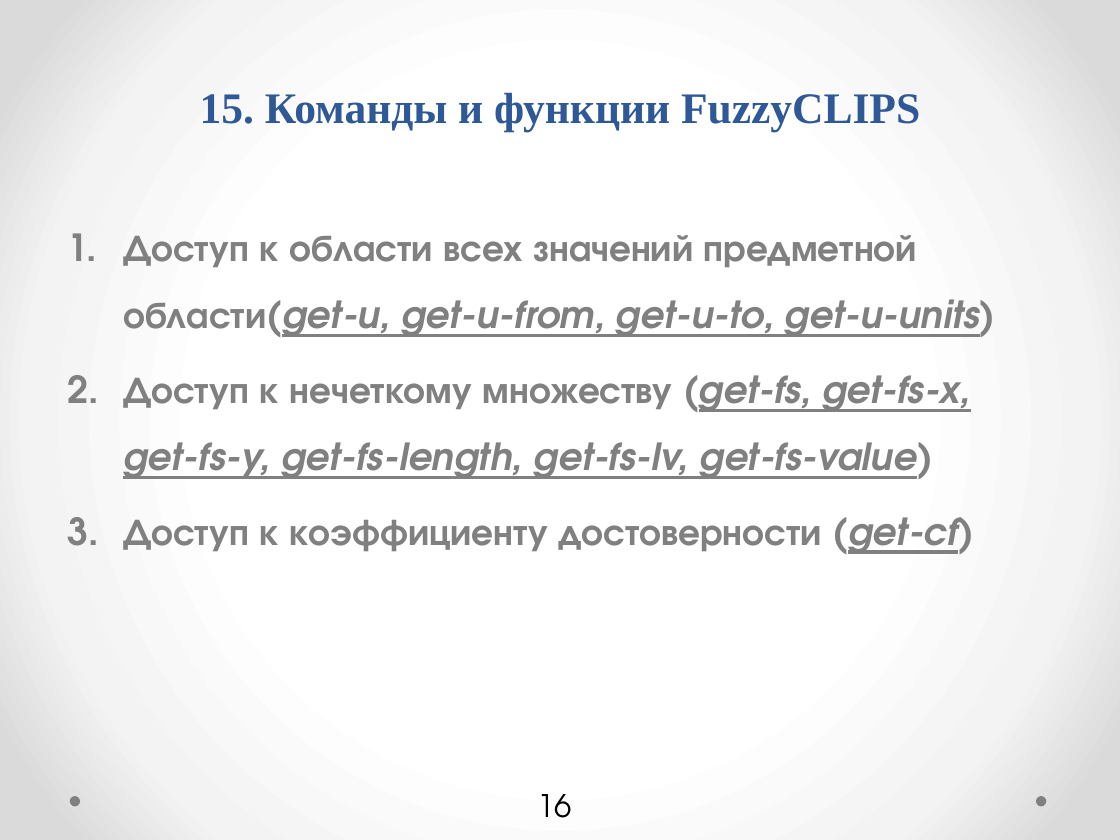
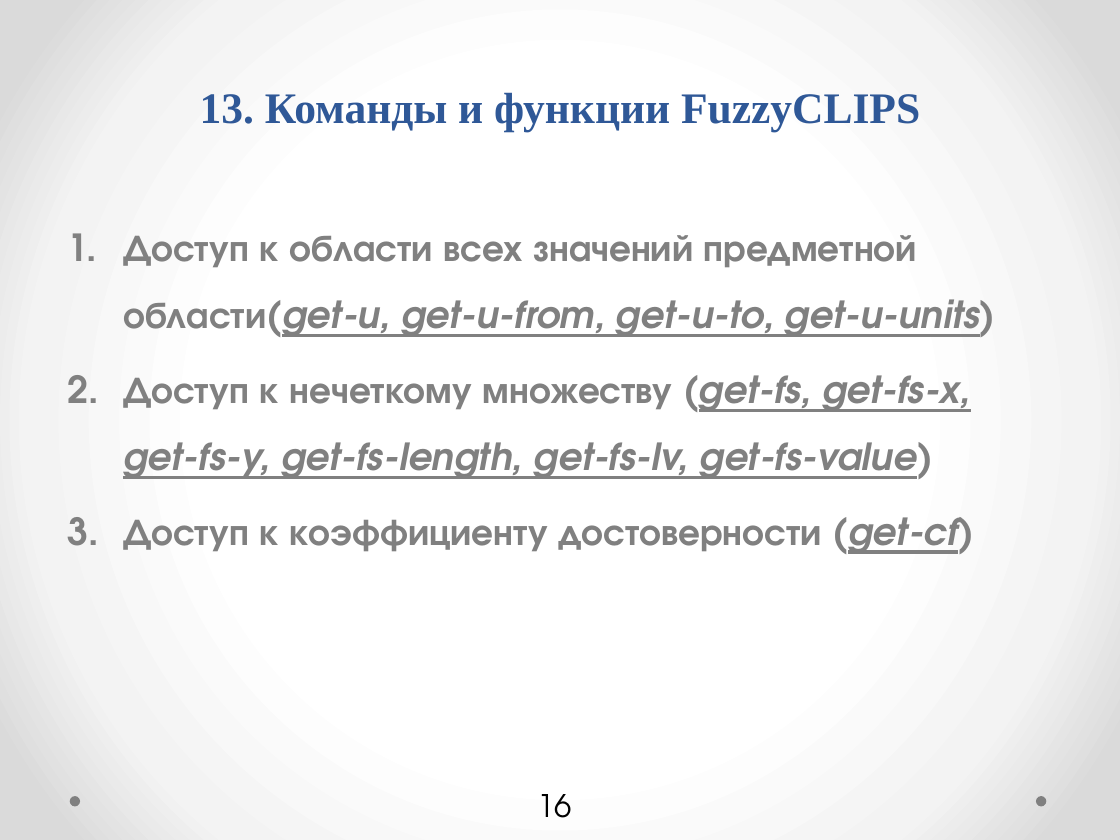
Before and after one commit to petr-r94/ResearchDocsPack, a slide deck: slide 16 of FuzzyCLIPS_End_release.pptx. Drawn at 1120x840 pixels with LibreOffice and Linux fonts; fonts in the diff are those of the drawing. Boxes give left, top, right and bottom in pixels: in the first picture for what was removed or moved away, otherwise in the second. Text is boxed around its words. In the diff, an @@ line names an element or a change of style, - is before the commit and + after.

```diff
--- a/FuzzyCLIPS_End_release.pptx
+++ b/FuzzyCLIPS_End_release.pptx
@@ title at (200,92,920,132): text changed @@
-15. Команды и функции FuzzyCLIPS
+13. Команды и функции FuzzyCLIPS
```
Also in this commit, not shown: 16 other slides changed, 1 other file.
